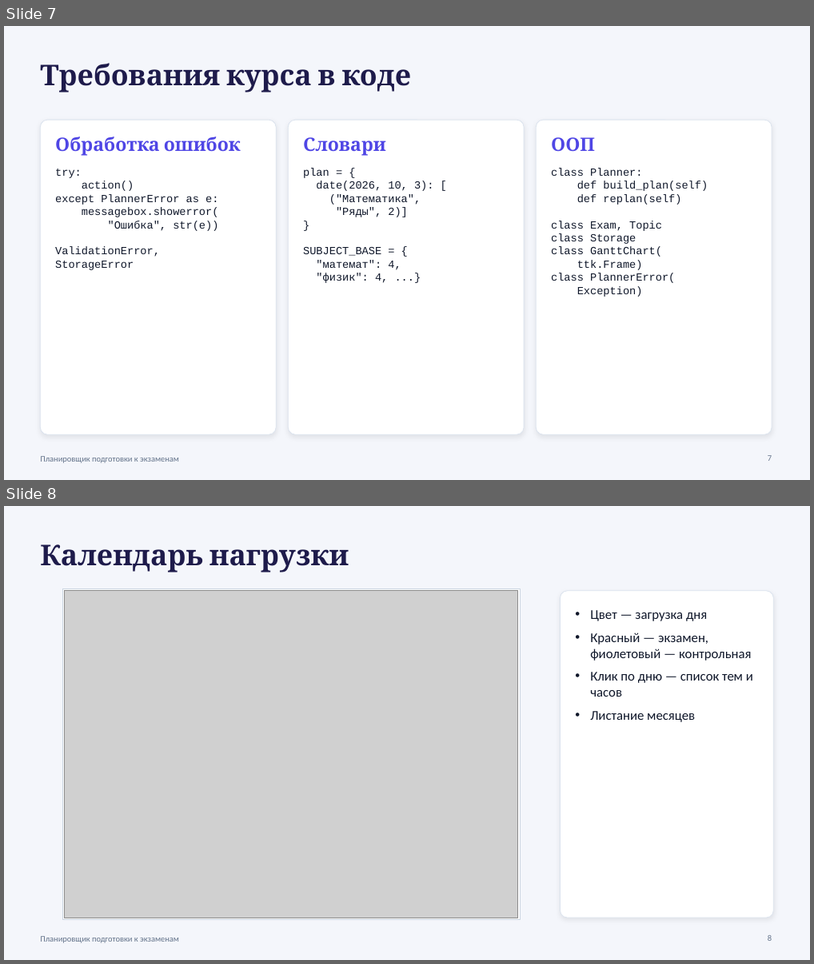
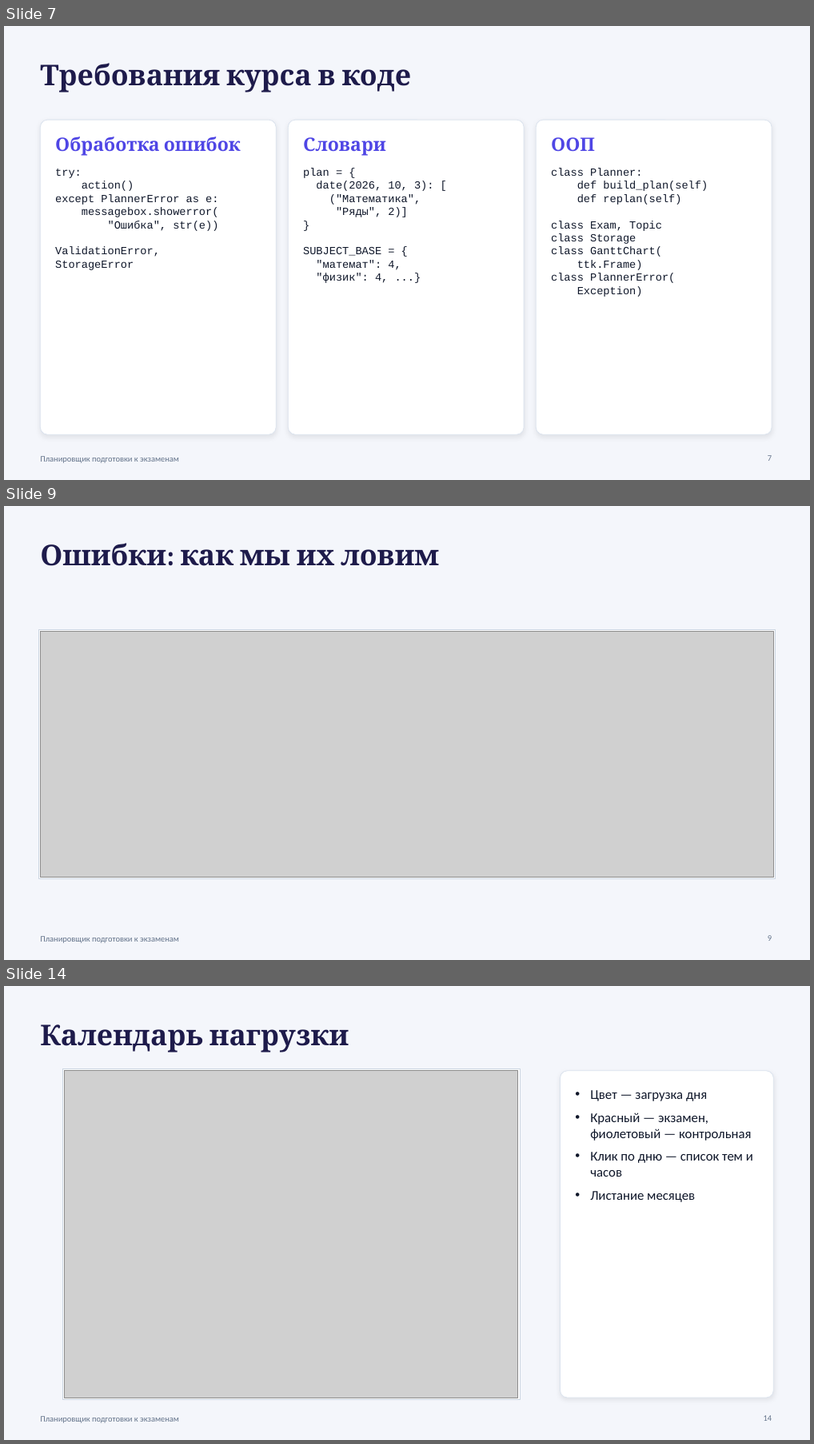
Before and after one commit to leywinkw/exam-planner, a slide deck: docs/Презентация_Планировщик_экзаменов.pptx. Shown one above the other, each under a label of ours: slides 7 and 8 before the commit, slides 7, 9 and 14 after it; the slides between them are not shown. The pictures are 814x964 and 814x1444 pixels, drawn with LibreOffice and Linux fonts; fonts in the diff are those of the drawing; grey boxes stand for pictures. Boxes give left, top, right and bottom in pixels: in the first picture for what was removed or moved away, otherwise in the second. Text is boxed around its words. In the diff, an @@ line names an element or a change of style, - is before the commit and + after.

```diff
--- a/docs/Презентация_Планировщик_экзаменов.pptx
+++ b/docs/Презентация_Планировщик_экзаменов.pptx
@@ slide 9 added at (4, 506, 810, 960), background #F4F6FB; not listed: 1 template element that a slide beside it also shows @@
@@ text added at (40, 543, 439, 566), 34 pt, text #1E1B4B, bold @@
+Ошибки: как мы их ловим
@@ rectangle added at (38, 629, 776, 878), fill #FFFFFF, outline #CBD5E1 0.75 pt @@
@@ picture added at (40, 632, 774, 876) @@
@@ page number added at (768, 935, 772, 940), 10 pt, text #64748B @@
+9
@@ what was slide 8 is now slide 14 @@
@@ page number at (764, 1415, 773, 1420): text changed @@
-8
+14
```
Also in this commit, not shown: 5 other slides added, 31 other files.
